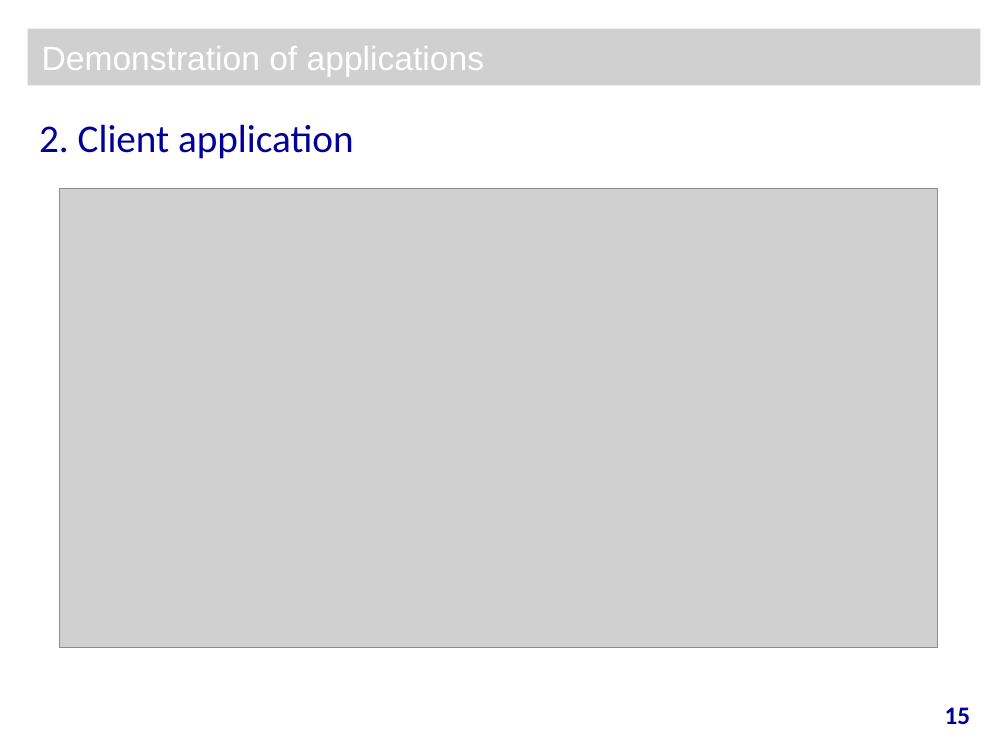
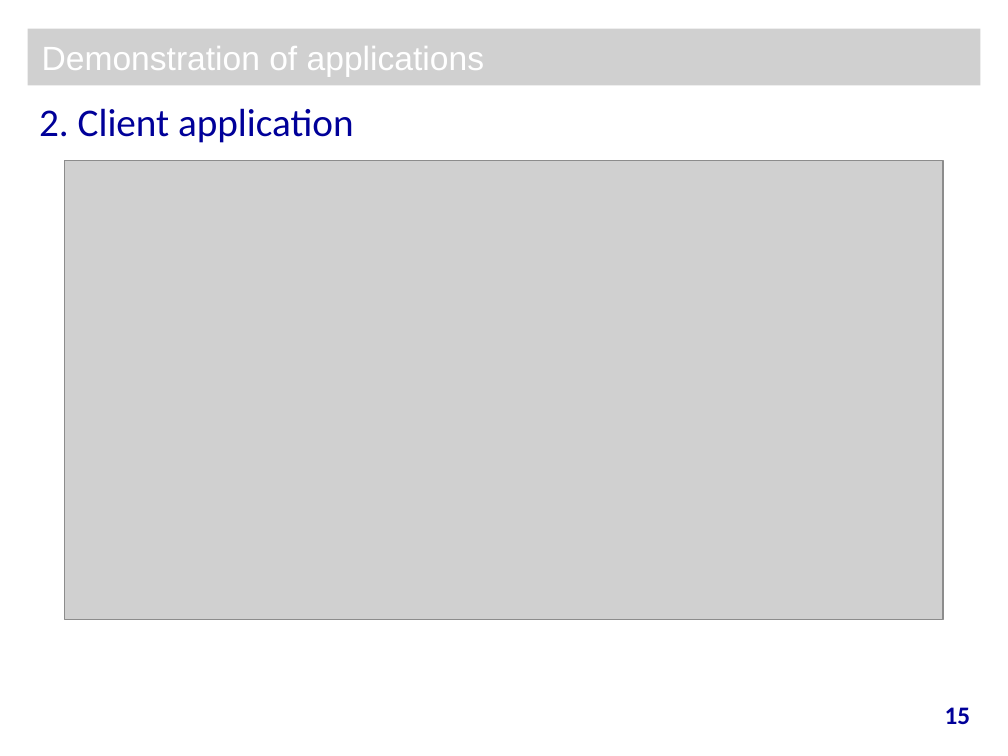
Before and after one commit to grishina-olga/client-server, a slide deck: slide 15 of presentation.ppt. Drawn at 1008x756 pixels with LibreOffice and Linux fonts; fonts in the diff are those of the drawing; grey boxes stand for pictures; background and template pictures are left out. Boxes give left, top, right and bottom in pixels: in the first picture for what was removed or moved away, otherwise in the second. Text is boxed around its words. In the diff, an @@ line names an element or a change of style, - is before the commit and + after.

```diff
--- a/presentation.ppt
+++ b/presentation.ppt
@@ text "2. Client application": place and size @@
-text "2. Client application" at (39, 124, 353, 159)
+text "2. Client application" at (39, 108, 353, 143)
@@ picture: place and size @@
-picture at (59, 188, 937, 648)
+picture at (65, 160, 942, 620)
```
Also in this commit, not shown: 3 other slides changed, 4 other files.
